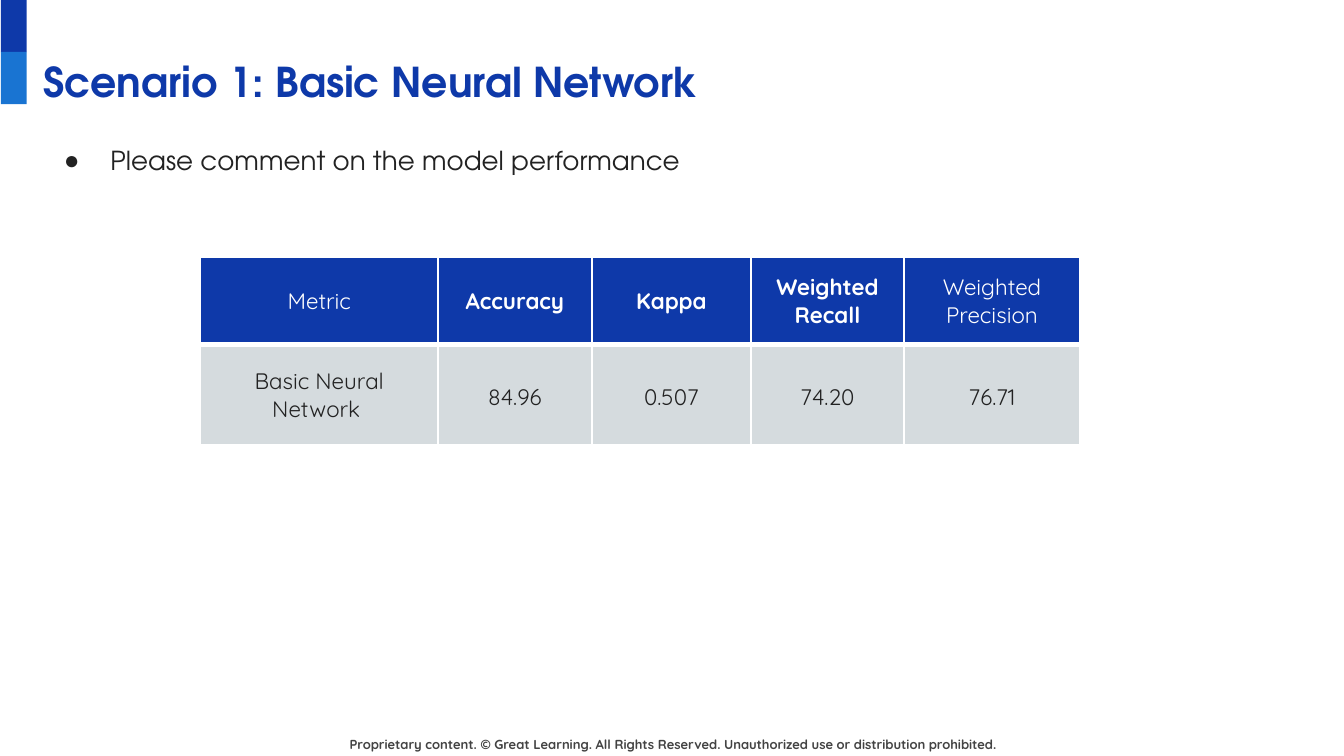
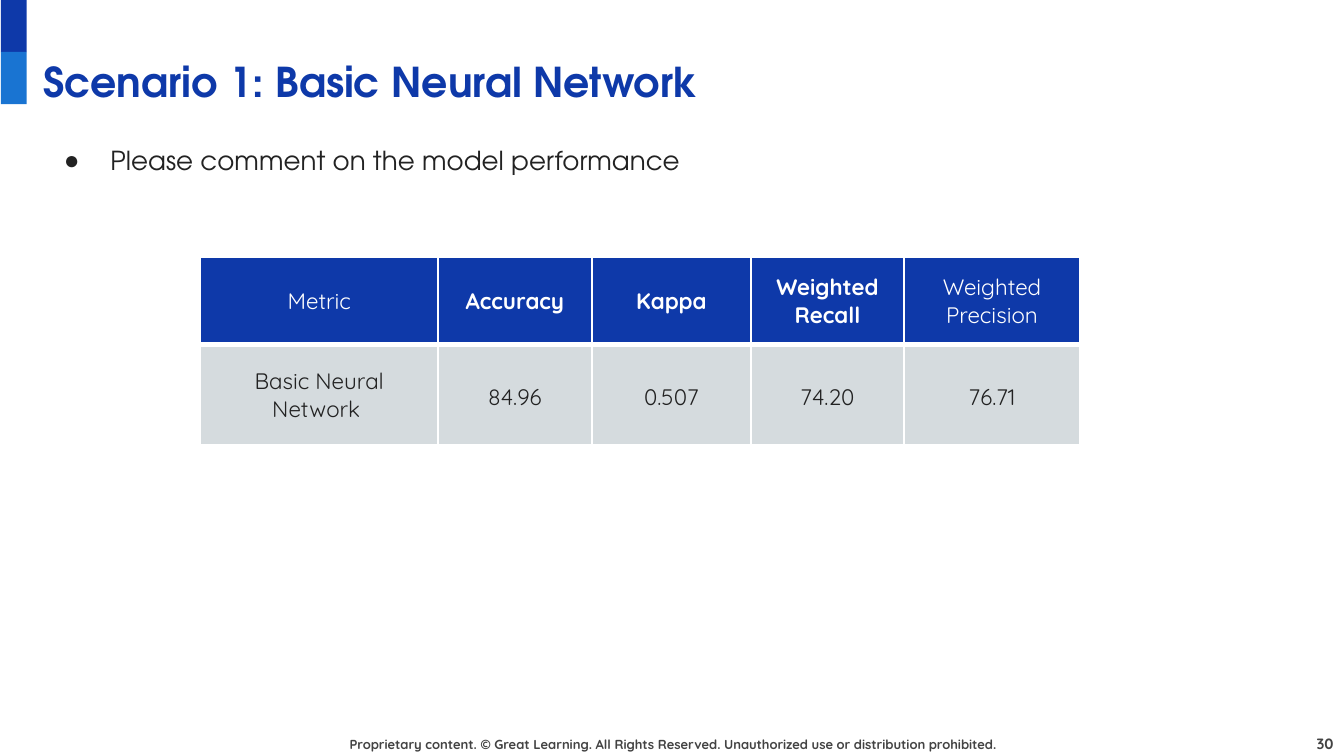
Before and after one commit to juanbucz/GreatLearning-TermProjects, a slide deck: slide 30 of Neural Networks - Loan Default/Loan Default Prediction Presentation - Business Interpretation - John Buczkowski.pptx (slide 20 before the commit). Drawn at 1344x756 pixels with LibreOffice and Linux fonts; fonts in the diff are those of the drawing; background and template pictures are left out. Boxes give left, top, right and bottom in pixels: in the first picture for what was removed or moved away, otherwise in the second. Text is boxed around its words. In the diff, an @@ line names an element or a change of style, - is before the commit and + after.

```diff
--- a/Neural Networks - Loan Default/Loan Default Prediction Presentation - Business Interpretation - John Buczkowski.pptx
+++ b/Neural Networks - Loan Default/Loan Default Prediction Presentation - Business Interpretation - John Buczkowski.pptx
@@ page number added at [1317, 738, 1334, 749], 8 pt, text #434343, bold @@
+30
```
Also in this commit, not shown: 18 other slides changed, 11 slides added, 1 slide removed, 2 other files.
